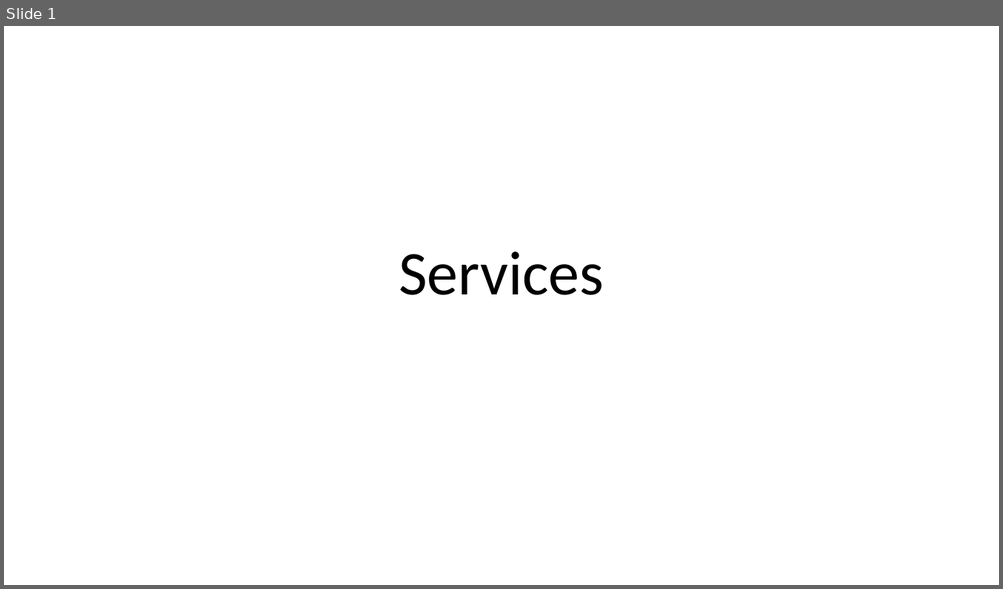
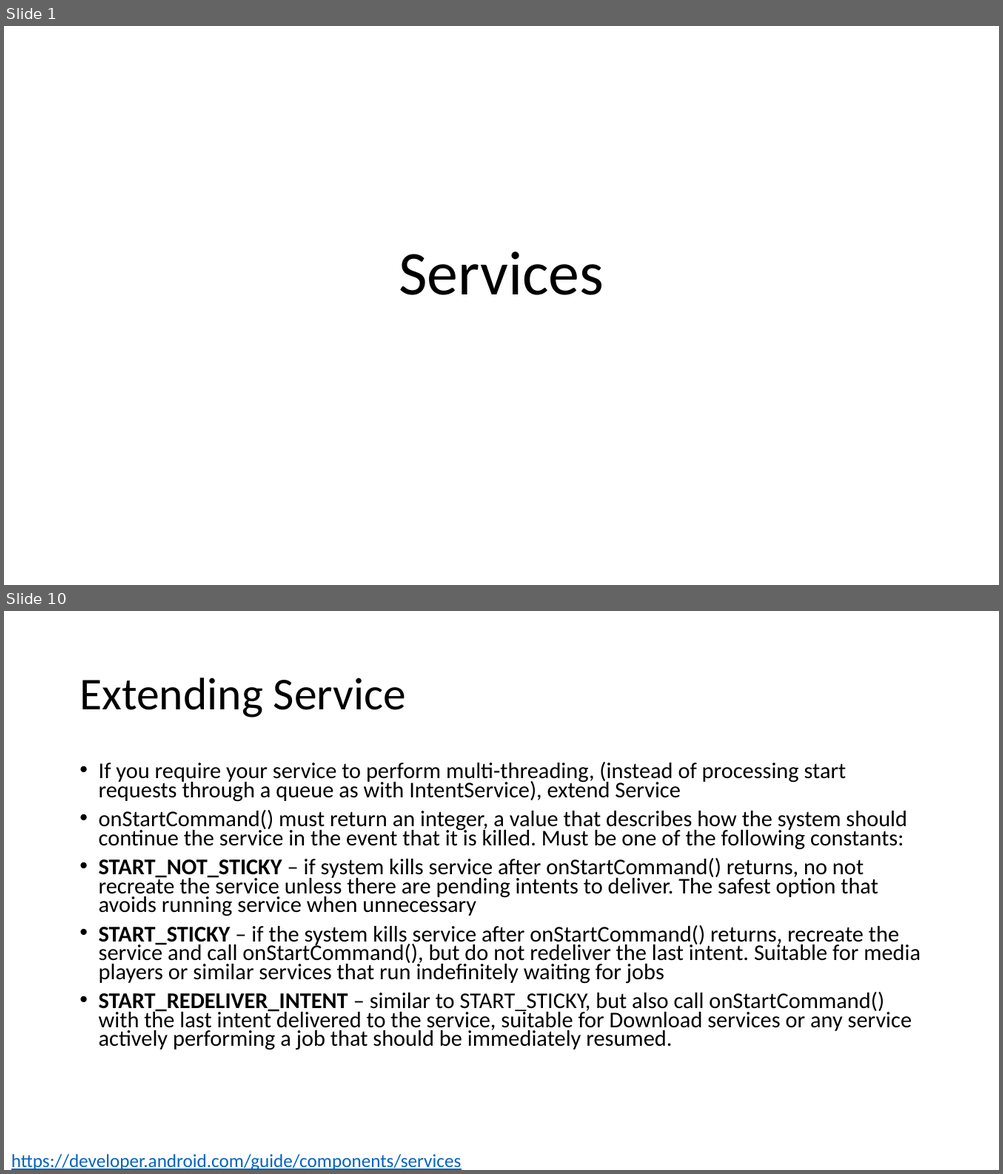
Before and after one commit to russellu/cs230, a slide deck: Lecture_Services.pptx. Shown one above the other, each under a label of ours: slide 1 before the commit, slides 1 and 10 after it; the slides between them are not shown. The pictures are 1003x589 and 1003x1174 pixels, drawn with LibreOffice and Linux fonts; fonts in the diff are those of the drawing. Boxes give left, top, right and bottom in pixels: in the first picture for what was removed or moved away, otherwise in the second. Text is boxed around its words. In the diff, an @@ line names an element or a change of style, - is before the commit and + after.

```diff
--- a/Lecture_Services.pptx
+++ b/Lecture_Services.pptx
@@ slide 10 added at (4,611,999,1170), background #FFFFFF @@
@@ title added at (79,678,406,718), 44 pt, text #000000 @@
+Extending Service
@@ text added at (99,762,920,1051), 21.7 pt, text #000000 @@
+• If you require your service to perform multi-threading, (instead of processing start requests through a queue as with IntentService), extend Service
+• onStartCommand() must return an integer, a value that describes how the system should continue the service in the event that it is killed. Must be one of the following constants:
+• START_NOT_STICKY – if system kills service after onStartCommand() returns, no not recreate the service unless there are pending intents to deliver. The safest option that avoids running service when unnecessary
+• START_STICKY – if the system kills service after onStartCommand() returns, recreate the service and call onStartCommand(), but do not redeliver the last intent. Suitable for media players or similar services that run indefinitely waiting for jobs
+• START_REDELIVER_INTENT – similar to START_STICKY, but also call onStartCommand() with the last intent delivered to the service, suitable for Download services or any service actively performing a job that should be immediately resumed.
@@ text added at (11,1154,461,1170), 18 pt, text #0563C1, underline @@
+https://developer.android.com/guide/components/services
```
Also in this commit, not shown: 1 slide changed, 30 other slides added, 7 other files.
